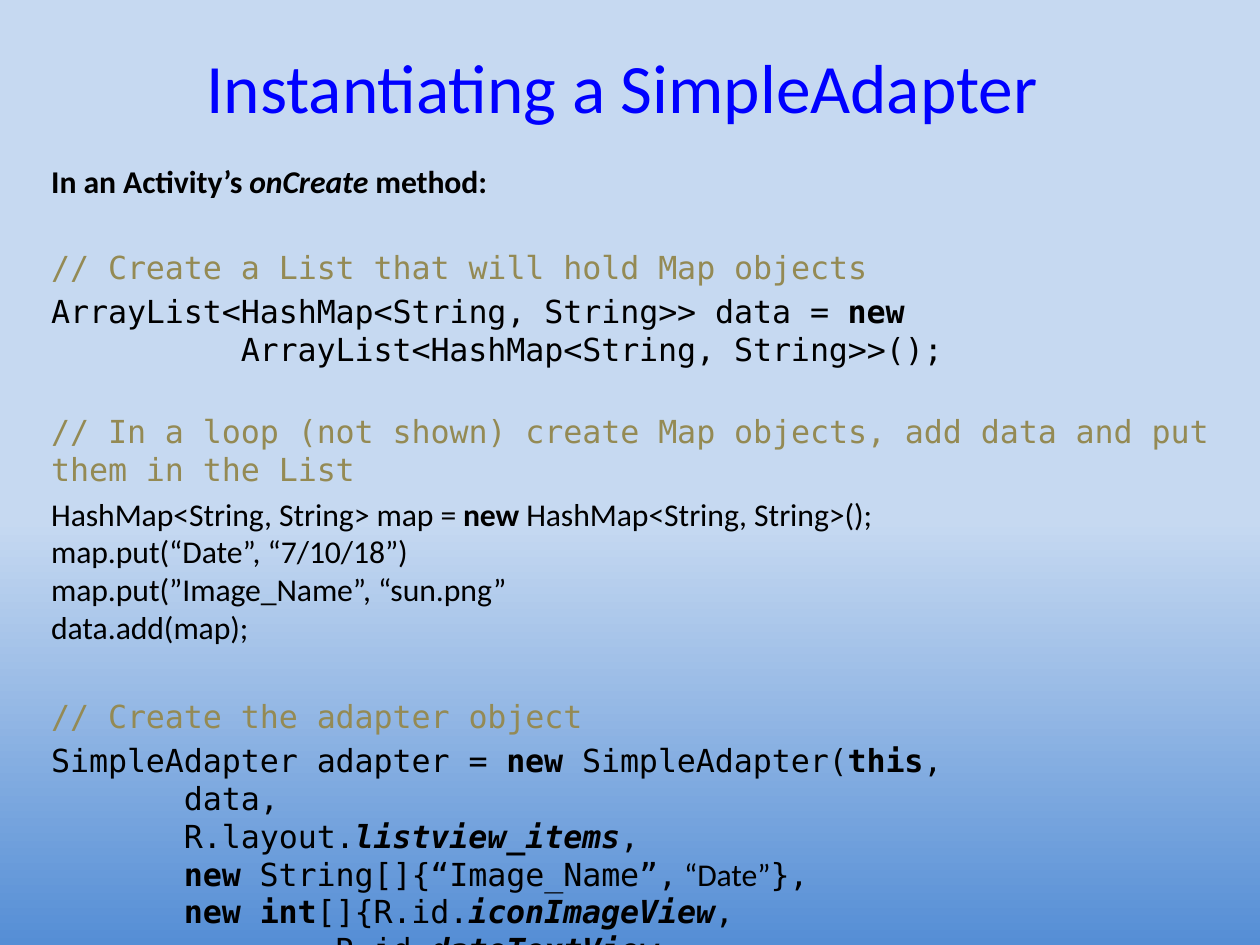
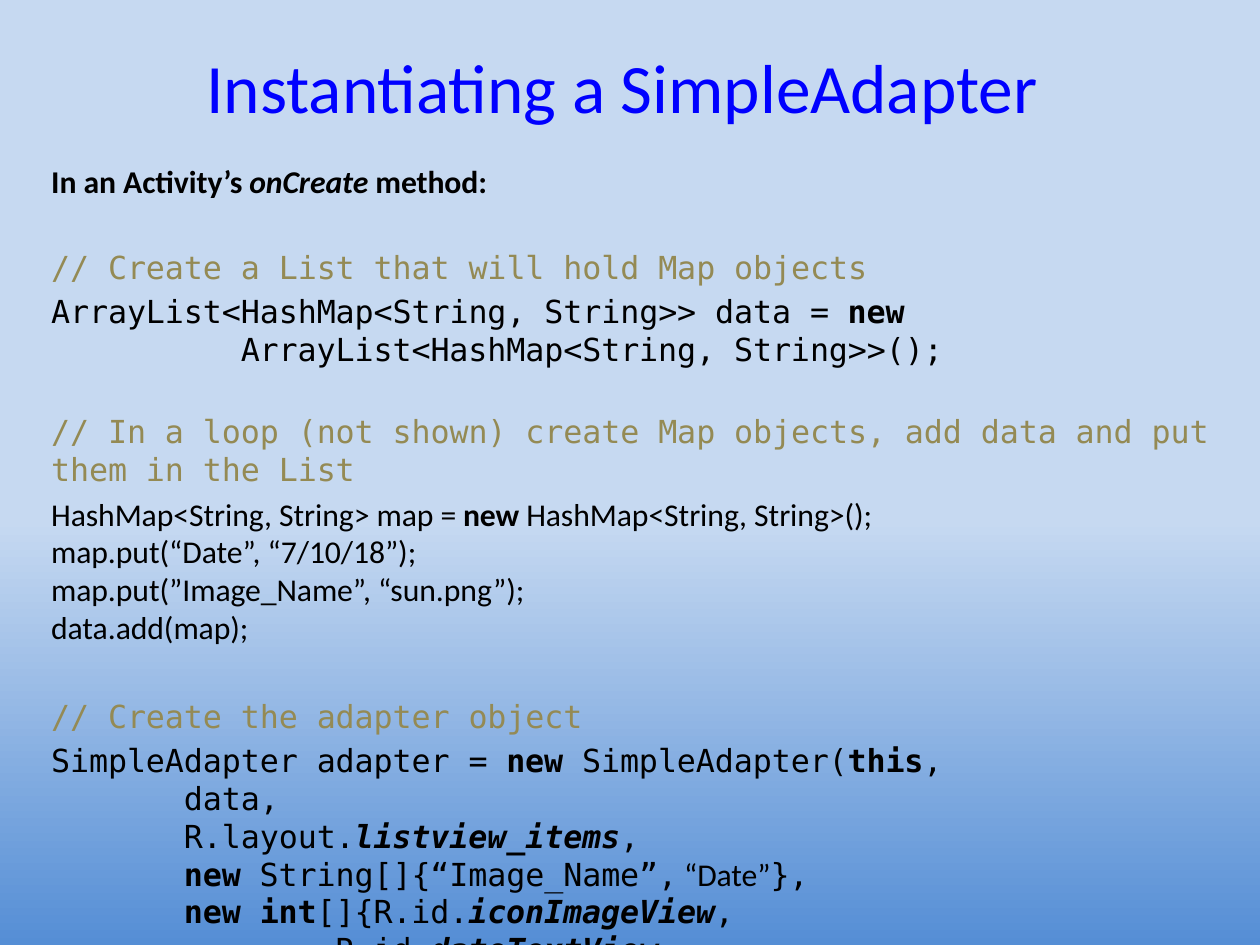
Before and after one commit to ProfBird/AndroidAppDev1-CourseMaterials, a slide deck: slide 21 of docs/Slides/CIS399Wk3Day2-ListViews.pptx. Drawn at 1260x945 pixels with LibreOffice and Linux fonts; fonts in the diff are those of the drawing. Boxes give left, top, right and bottom in pixels: in the first picture for what was removed or moved away, otherwise in the second. Text is boxed around its words. In the diff, an @@ line names an element or a change of style, - is before the commit and + after.

```diff
--- a/docs/Slides/CIS399Wk3Day2-ListViews.pptx
+++ b/docs/Slides/CIS399Wk3Day2-ListViews.pptx
@@ text at [51, 503, 872, 644]: text changed @@
-HashMap<String, String> map = new HashMap<String, String>();
-map.put(“Date”, “7/10/18”)
-map.put(”Image_Name”, “sun.png”
-data.add(map);
+HashMap<String, String> map = new HashMap<String, String>();
+map.put(“Date”, “7/10/18”);
+map.put(”Image_Name”, “sun.png”);
+data.add(map);
```
Also in this commit, not shown: 2 other slides changed, 3 other files.
